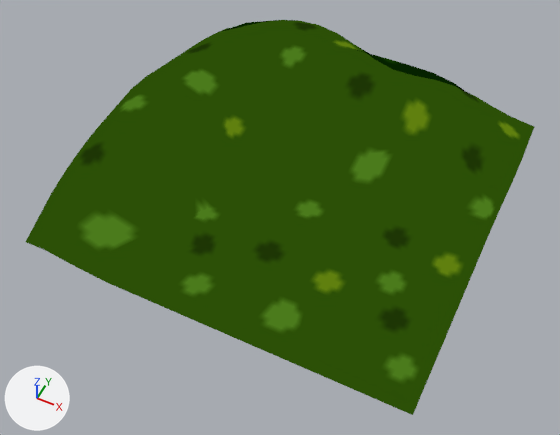
An edit to the Blender file assets/models/land1.blend, drawn before and after from the same camera.
Before and after are seen from a 50 mm lens placed at (23.9, -52.5, 59.0), pointed at (0.2, -5.0, -0.4). The lights are fixed; the arrows at lower left show +X, +Y and +Z. The picture after the commit comes second.
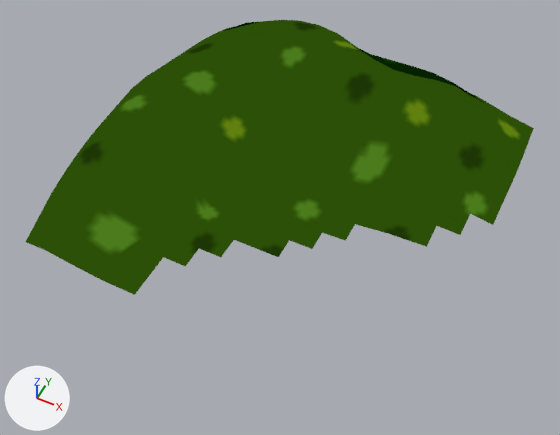
Pixel boxes [x1, y1, x2, y2] of what changed, in the pictures (560 x 435 px):
'Plane', reshaped (30% shorter): before [26, 20, 534, 415]; after [26, 20, 534, 295]
part 1 of me_plane, deleted (green): before [109, 208, 500, 415]

Patch to the scene script:
```diff
--- a/assets/models/land1.blend.py
+++ b/assets/models/land1.blend.py
@@ me_plane @@
 # used by ob_plane; location = (0.0, 0.0, 0.0); scale = (20.0, 20.0, 20.0)
-me_plane.from_pydata(...)  # 289 vertices, 256 faces; spans x -1.03..1.01, y -1.0..1.03, z -0.01..0.41
+me_plane.from_pydata(...)  # 227 vertices, 194 faces; spans x -1.03..1.01, y -1.0..1.03, z -0.01..0.41
+# me_plane part 1
+# 62 vertices are removed from x -0.25..1.0, y -1.0..0.0, z 0.0..0.03
+# 62 faces are deleted
 me_plane.materials.append(mat_material)
```
